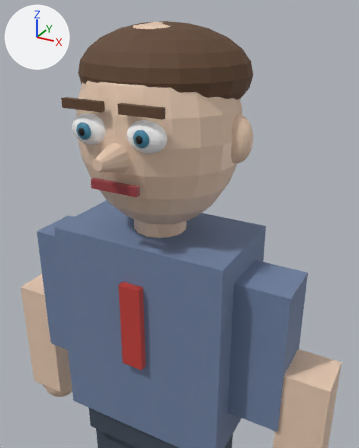
The glTF model game/assets/models/generated_humanoids/team_leader_01.glb as it was, and as the next commit left it.
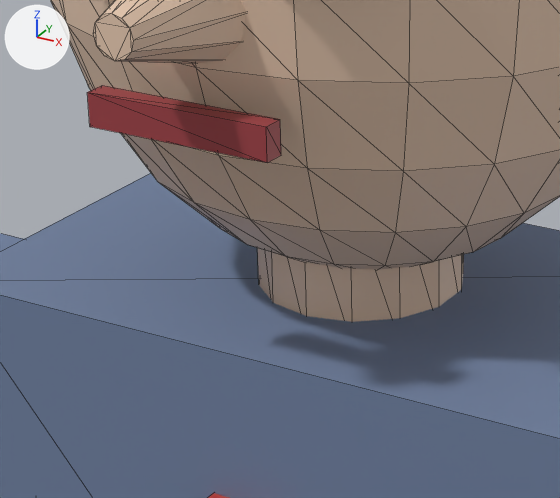
Old and new are each drawn from a camera (50 mm lens) standing at (0.72, -1.189, 3.008) and looking at (0.161, -0.174, 2.5) and again close up on the part from 19% to 59% of the width and 35% to 63% of the height. Lighting does not change. The marker at upper left points along +X, +Y and +Z. The older version's two pictures come first. The close-ups show mesh edges as thin lines. Vertices at exactly the same position are counted once.

The scene before the commit, as lines of its bpy script (objects in view):
```python
mat_mouth_001 = principled_material('Mouth.001')
mat_mouth_001.base_color = (0.35, 0.05, 0.06)  # red #a03f45
me_cone_001 = bpy.data.meshes.new('Cone.001')
me_cone_001.from_pydata(...)  # a 12-sided cut cone along y (radius 0.015 at the low end, 0.045 at the high end) spanning x -0.045..0.045, y -0.285..-0.185, z 1.715..1.805
me_cone_001.materials.append(mat_skin_001)  # beige #eacbb3
me_cube_031 = bpy.data.meshes.new('Cube.031')
me_cube_031.from_pydata(...)  # a box spanning x -0.07..0.07, y -0.228..-0.212, z 1.673..1.697
me_cube_031.materials.append(mat_mouth_001)  # red #a03f45
me_sphere_014 = bpy.data.meshes.new('Sphere.014')
me_sphere_014.from_pydata(...)  # a UV sphere (20 segments, 12 rings, poles along z) spanning x -0.24..0.24, y -0.21..0.21, z 1.51..2.07
me_sphere_014.materials.append(mat_skin_001)  # beige #eacbb3
ob_head = bpy.data.objects.new('Head', me_sphere_014)
ob_head.location = (0.0, 0.0, 0.9)
ob_mouth = bpy.data.objects.new('Mouth', me_cube_031)
ob_mouth.location = (0.0, 0.0, 0.9)
ob_nose = bpy.data.objects.new('Nose', me_cone_001)
ob_nose.location = (0.0, 0.0, 0.9)
# also in view: 'Torso' at (0.0, 0.0, 2.05); 'Neck' at (0.0, 0.0, 2.43)
```
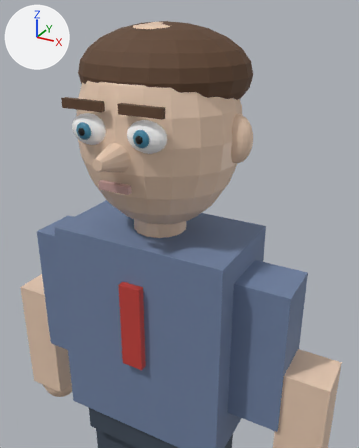
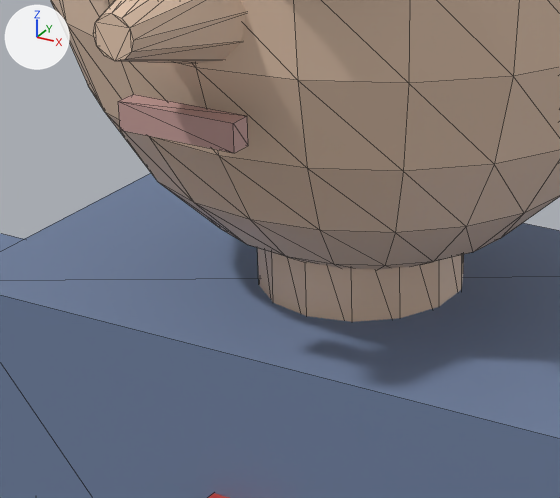
Boxes (x1, y1, x2, y2) around the edits, measured in the close-ups (560 x 498 px):
'Mouth', recoloured, rescaled (lighter, 33% narrower, 24% shorter): before (87, 85, 281, 163); after (118, 94, 248, 153)

Diff of the bpy script that builds the scene:
```diff
--- a/game/assets/models/generated_humanoids/team_leader_01.glb.py
+++ b/game/assets/models/generated_humanoids/team_leader_01.glb.py
@@ mat_mouth_001 @@
 mat_mouth_001 = principled_material('Mouth.001')
-mat_mouth_001.base_color = (0.35, 0.05, 0.06)  # red #a03f45
+mat_mouth_001.base_color = (0.55, 0.33, 0.31)  # pink #c49b97
@@ me_cube_031 @@
 # used by ob_mouth; location = (0.0, 0.0, 0.9)
-me_cube_031.from_pydata(...)  # 8 vertices, 12 faces; spans x -0.07..0.07, y -0.228..-0.212, z 1.673..1.697
+me_cube_031.from_pydata(...)  # 8 vertices, 12 faces; spans x -0.045..0.045, y -0.228..-0.212, z 1.675..1.695
+# me_cube_031 part 1: the whole mesh is scaled about its middle by (0.643, 1, 0.833)
 me_cube_031.materials.append(mat_mouth_001)
```
